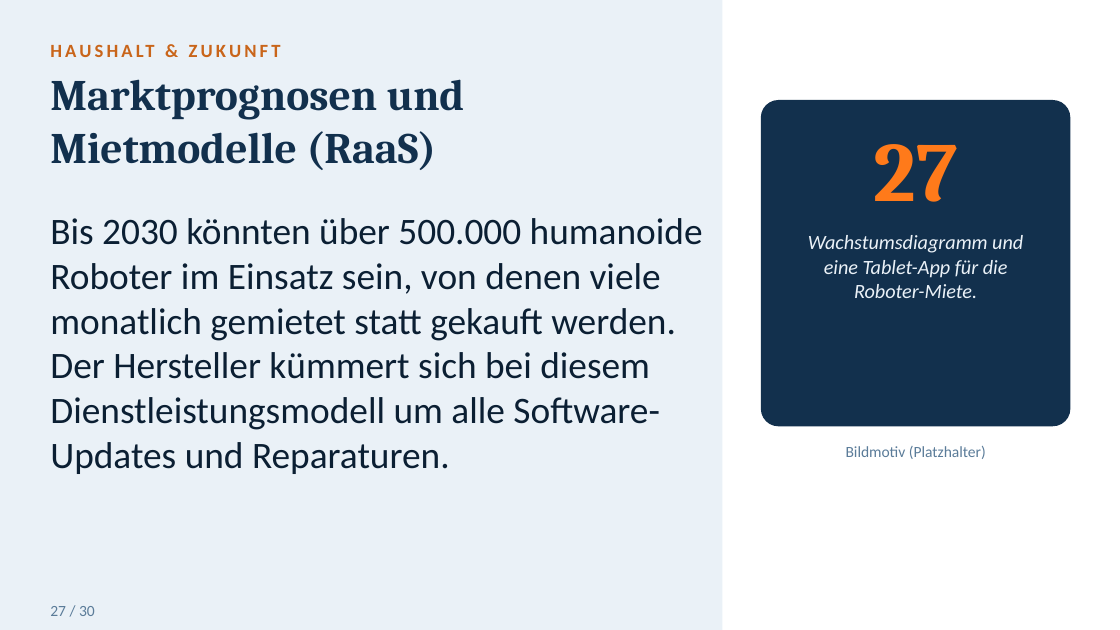
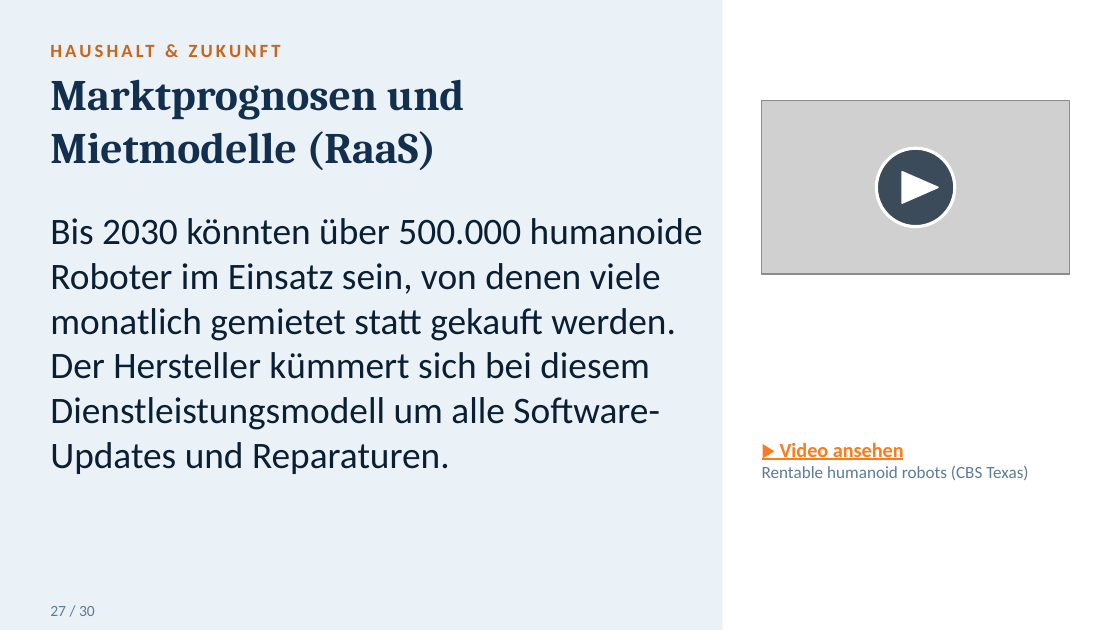
Before and after one commit to toshkaraf/tagesf-rderst-tte, a slide deck: slide 28 of Humanoide_Roboter_gross.pptx. Drawn at 1120x630 pixels with LibreOffice and Linux fonts; fonts in the diff are those of the drawing; grey boxes stand for pictures. Boxes give left, top, right and bottom in pixels: in the first picture for what was removed or moved away, otherwise in the second. Text is boxed around its words. In the diff, an @@ line names an element or a change of style, - is before the commit and + after.

```diff
--- a/Humanoide_Roboter_gross.pptx
+++ b/Humanoide_Roboter_gross.pptx
@@ rounded rectangle removed at (762, 101, 1070, 426) @@
@@ picture added at (762, 101, 1070, 274) @@
@@ text removed at (874, 144, 958, 202) @@
-27
@@ ellipse added at (877, 148, 955, 226), fill #0B1F33 at 75% opacity, outline #FFFFFF 2 pt @@
@@ triangle added at (902, 171, 937, 203), fill #FFFFFF, outline #FFFFFF 1 pt @@
@@ text removed at (808, 235, 1023, 298) @@
-Wachstumsdiagramm und eine Tablet-App für die Roboter-Miete.
@@ text at (762, 442, 1028, 480): text changed; size 10 to 11 pt @@
-Bildmotiv (Platzhalter)
+▶ Video ansehen
+Rentable humanoid robots (CBS Texas)
@@ text "▶ Video ansehen" at (762, 442, 1028, 480): vertical alignment middle to top @@
```
Also in this commit, not shown: 9 other slides changed.
